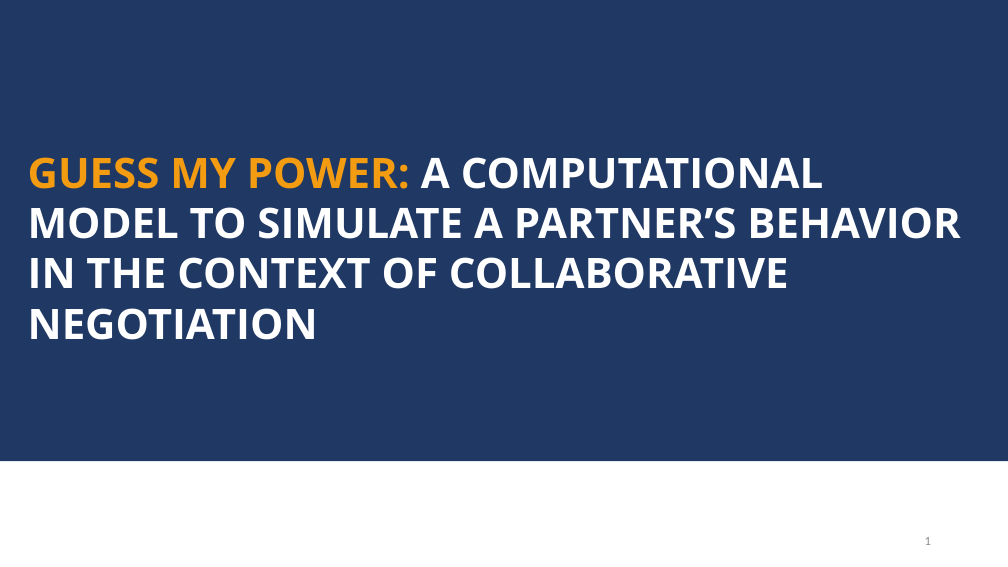
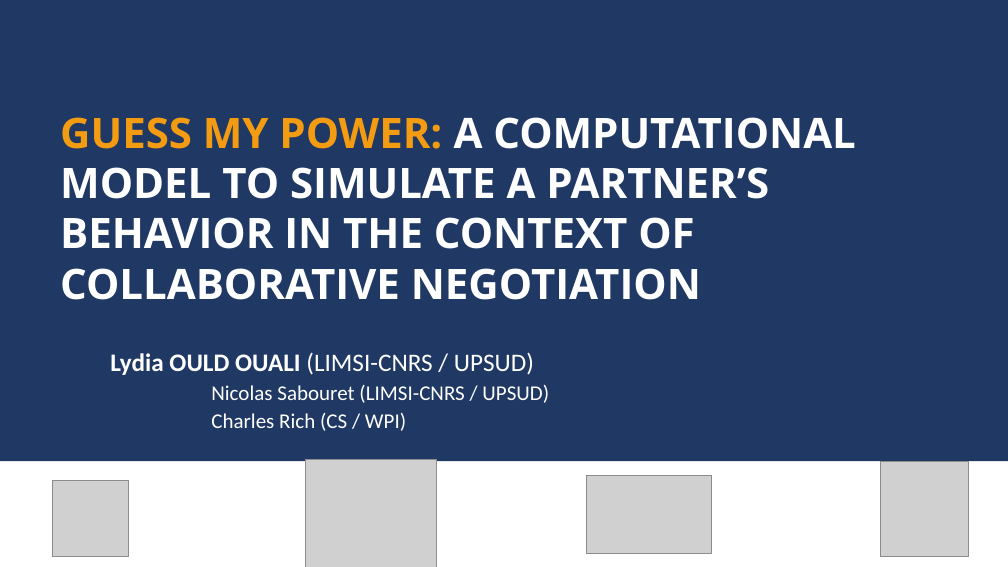
Before and after one commit to Olydia/Discolog, a slide deck: slide 1 of papers/Presentations/intellisys/intellysis.pptx. Drawn at 1008x567 pixels with LibreOffice and Linux fonts; fonts in the diff are those of the drawing; grey boxes stand for pictures. Boxes give left, top, right and bottom in pixels: in the first picture for what was removed or moved away, otherwise in the second. Text is boxed around its words. In the diff, an @@ line names an element or a change of style, - is before the commit and + after.

```diff
--- a/papers/Presentations/intellisys/intellysis.pptx
+++ b/papers/Presentations/intellisys/intellysis.pptx
@@ text "GUESS MY POWER: A COMPUTATIONAL ..." rewrapped from box(28, 157, 960, 340) to box(60, 117, 856, 300) @@
@@ subtitle added at box(110, 352, 549, 431), 20 pt, text #FFFFFF @@
+Lydia OULD OUALI (LIMSI-CNRS / UPSUD)
+  Nicolas Sabouret (LIMSI-CNRS / UPSUD)
+  Charles Rich (CS / WPI)
@@ picture added at box(306, 460, 436, 567) @@
@@ picture added at box(587, 476, 712, 554) @@
@@ picture added at box(880, 461, 968, 557) @@
@@ picture added at box(53, 481, 129, 557) @@
@@ page number removed at box(925, 537, 931, 545) @@
-1
```
Also in this commit, not shown: 9 other slides changed, 4 slides added, 2 other files.
